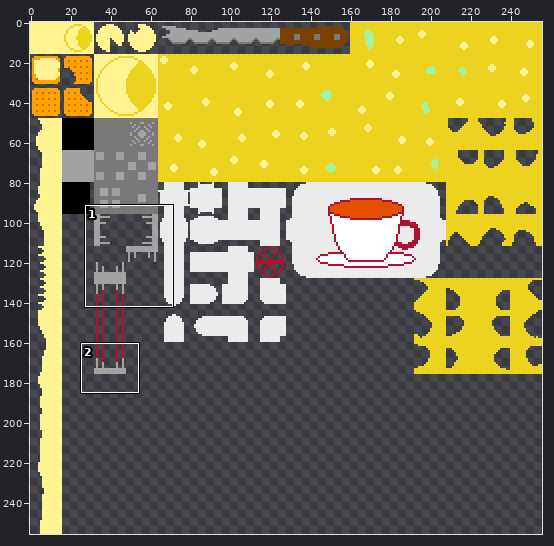
One commit to this sprite sheet: Assets/Ready/TileSets/3x_tiles.png. The first picture is a wide view before the edit; the outline marks the close-up.
Close-up. Before the edit:
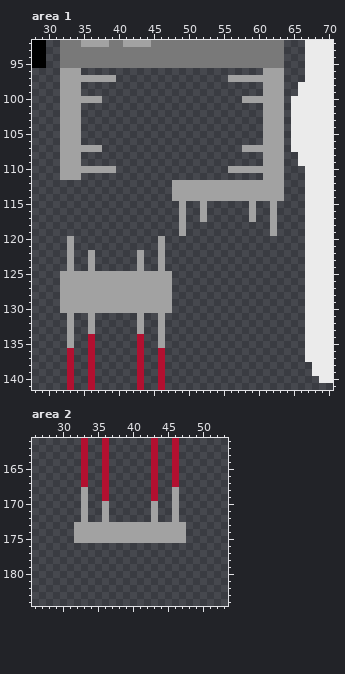
The file is 256x256 pixels. Shown: area 1: x 28..70, y 92..141; area 2: x 26..53, y 161..184.
The result:
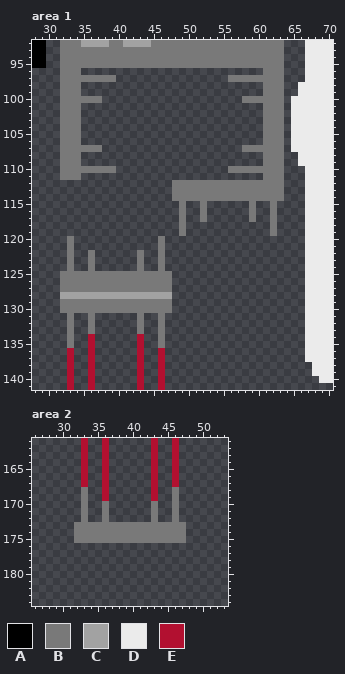
Palette (. is transparent): A #000000  B #797979  C #a2a2a2  D #ebebeb  E #b21030
Difference:
--- area 1
@@ x 28..70 @@
  95 AA..BBBBBBBBBBBBBBBBBBBBBBBBBBBBBBBB...DDDD
- 96 ....CCC..........................CCC...DDDD
- 97 ....CCCCCCCC................CCCCCCCC...DDDD
- 98 ....CCC..........................CCC..DDDDD
- 99 ....CCC..........................CCC..DDDDD
-100 ....CCCCCC....................CCCCCC.DDDDDD
-101 ....CCC..........................CCC.DDDDDD
-102 ....CCC..........................CCC.DDDDDD
-103 ....CCC..........................CCC.DDDDDD
-104 ....CCC..........................CCC.DDDDDD
-105 ....CCC..........................CCC.DDDDDD
-106 ....CCC..........................CCC.DDDDDD
-107 ....CCCCCC....................CCCCCC.DDDDDD
-108 ....CCC..........................CCC..DDDDD
-109 ....CCC..........................CCC..DDDDD
-110 ....CCCCCCCC................CCCCCCCC...DDDD
-111 ....CCC..........................CCC...DDDD
-112 ....................CCCCCCCCCCCCCCCC...DDDD
-113 ....................CCCCCCCCCCCCCCCC...DDDD
-114 ....................CCCCCCCCCCCCCCCC...DDDD
-115 .....................C..C......C..C....DDDD
-116 .....................C..C......C..C....DDDD
-117 .....................C..C......C..C....DDDD
-118 .....................C............C....DDDD
-119 .....................C............C....DDDD
-120 .....C............C....................DDDD
-121 .....C............C....................DDDD
-122 .....C..C......C..C....................DDDD
-123 .....C..C......C..C....................DDDD
-124 .....C..C......C..C....................DDDD
-125 ....CCCCCCCCCCCCCCCC...................DDDD
-126 ....CCCCCCCCCCCCCCCC...................DDDD
-127 ....CCCCCCCCCCCCCCCC...................DDDD
+ 96 ....BBB..........................BBB...DDDD
+ 97 ....BBBBBBBB................BBBBBBBB...DDDD
+ 98 ....BBB..........................BBB..DDDDD
+ 99 ....BBB..........................BBB..DDDDD
+100 ....BBBBBB....................BBBBBB.DDDDDD
+101 ....BBB..........................BBB.DDDDDD
+102 ....BBB..........................BBB.DDDDDD
+103 ....BBB..........................BBB.DDDDDD
+104 ....BBB..........................BBB.DDDDDD
+105 ....BBB..........................BBB.DDDDDD
+106 ....BBB..........................BBB.DDDDDD
+107 ....BBBBBB....................BBBBBB.DDDDDD
+108 ....BBB..........................BBB..DDDDD
+109 ....BBB..........................BBB..DDDDD
+110 ....BBBBBBBB................BBBBBBBB...DDDD
+111 ....BBB..........................BBB...DDDD
+112 ....................BBBBBBBBBBBBBBBB...DDDD
+113 ....................BBBBBBBBBBBBBBBB...DDDD
+114 ....................BBBBBBBBBBBBBBBB...DDDD
+115 .....................B..B......B..B....DDDD
+116 .....................B..B......B..B....DDDD
+117 .....................B..B......B..B....DDDD
+118 .....................B............B....DDDD
+119 .....................B............B....DDDD
+120 .....B............B....................DDDD
+121 .....B............B....................DDDD
+122 .....B..B......B..B....................DDDD
+123 .....B..B......B..B....................DDDD
+124 .....B..B......B..B....................DDDD
+125 ....BBBBBBBBBBBBBBBB...................DDDD
+126 ....BBBBBBBBBBBBBBBB...................DDDD
+127 ....BBBBBBBBBBBBBBBB...................DDDD
 128 ....CCCCCCCCCCCCCCCC...................DDDD
-129 ....CCCCCCCCCCCCCCCC...................DDDD
-130 ....CCCCCCCCCCCCCCCC...................DDDD
-131 .....C..C......C..C....................DDDD
-132 .....C..C......C..C....................DDDD
-133 .....C..C......C..C....................DDDD
-134 .....C..E......E..C....................DDDD
-135 .....C..E......E..C....................DDDD
+129 ....BBBBBBBBBBBBBBBB...................DDDD
+130 ....BBBBBBBBBBBBBBBB...................DDDD
+131 .....B..B......B..B....................DDDD
+132 .....B..B......B..B....................DDDD
+133 .....B..B......B..B....................DDDD
+134 .....B..E......E..B....................DDDD
+135 .....B..E......E..B....................DDDD
 136 .....E..E......E..E....................DDDD
--- area 2
@@ x 26..53 @@
 167 .......E..E......E..E.......
-168 .......C..E......E..C.......
-169 .......C..E......E..C.......
-170 .......C..C......C..C.......
-171 .......C..C......C..C.......
-172 .......C..C......C..C.......
-173 ......CCCCCCCCCCCCCCCC......
-174 ......CCCCCCCCCCCCCCCC......
-175 ......CCCCCCCCCCCCCCCC......
+168 .......B..E......E..B.......
+169 .......B..E......E..B.......
+170 .......B..B......B..B.......
+171 .......B..B......B..B.......
+172 .......B..B......B..B.......
+173 ......BBBBBBBBBBBBBBBB......
+174 ......BBBBBBBBBBBBBBBB......
+175 ......BBBBBBBBBBBBBBBB......
 176 ............................
Where, in picture pixels (left, top, right, bottom), the same in both close-ups:
changed: (60, 68, 284, 348)
changed: (74, 487, 186, 543)
